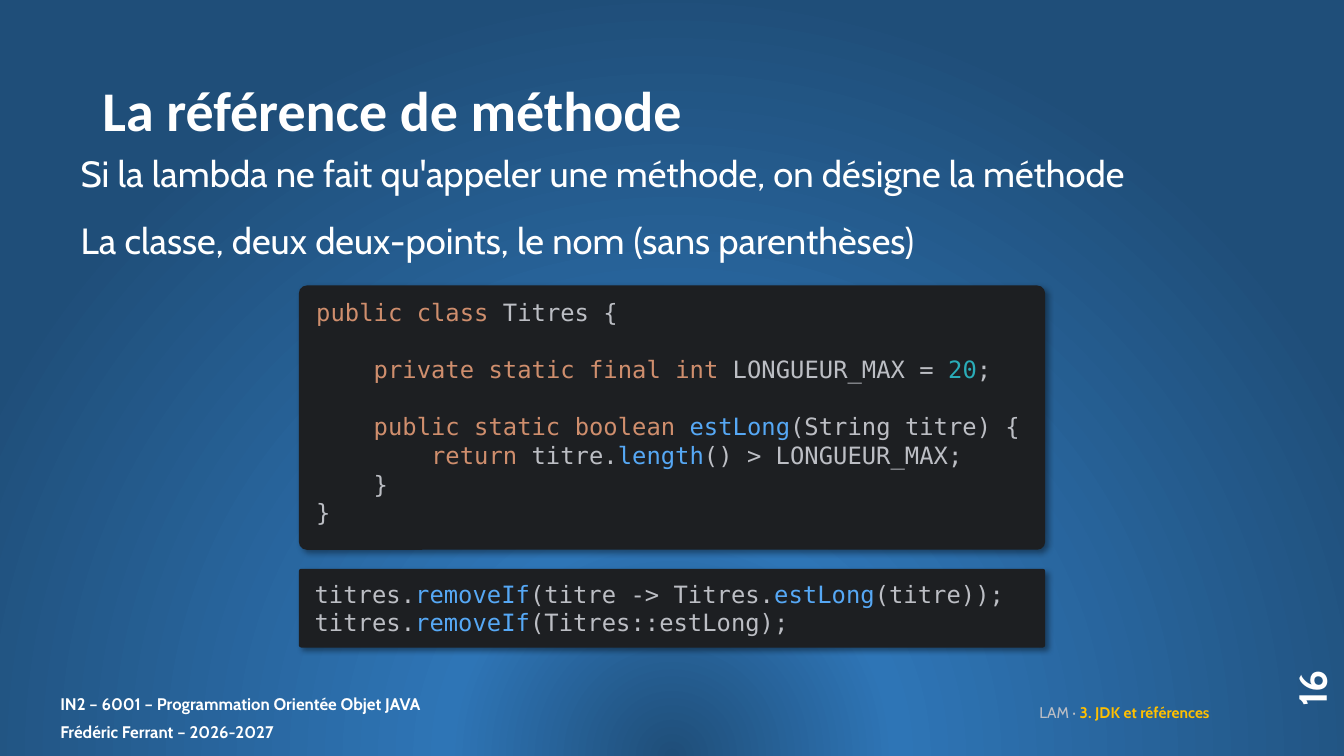
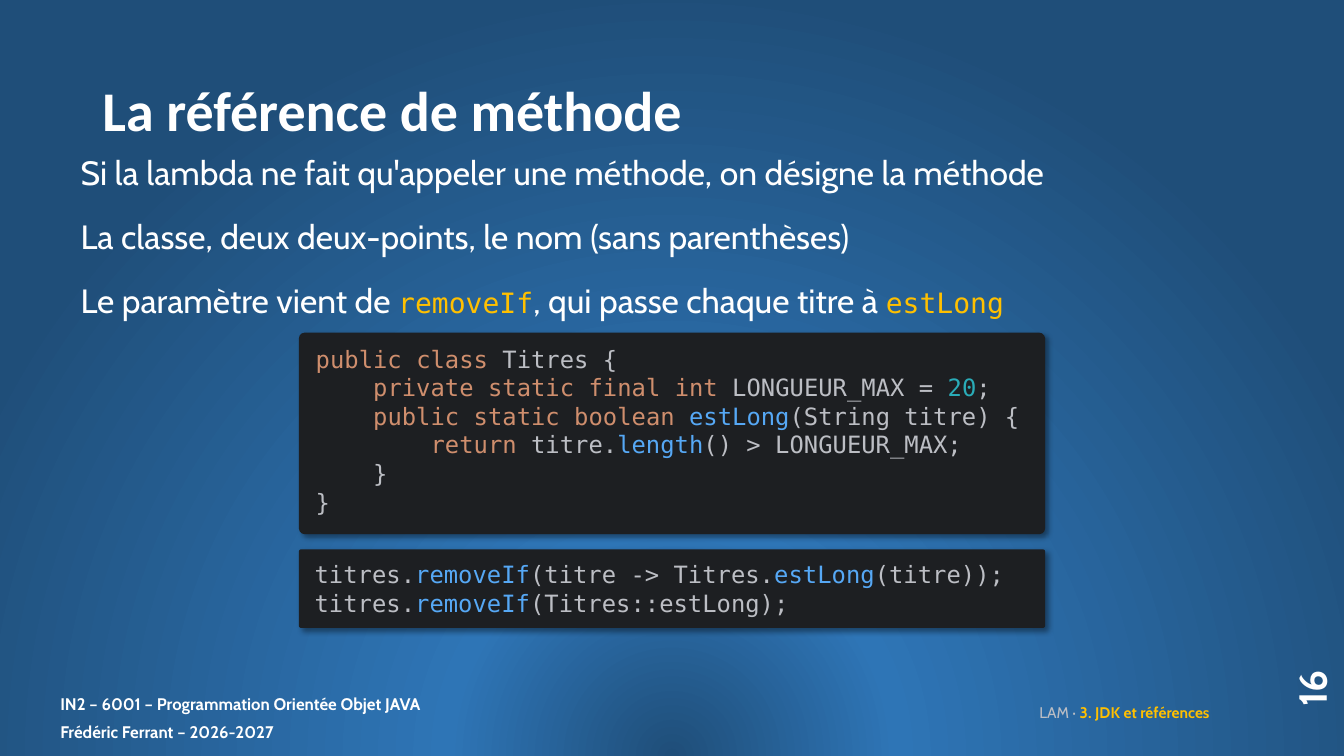
Before and after one commit to ferrantbe/ExercicesJavaClaude, a slide deck: slide 16 of _slides/remanies/13. LAM_slides.pptx. Drawn at 1344x756 pixels with LibreOffice and Linux fonts; fonts in the diff are those of the drawing. Boxes give left, top, right and bottom in pixels: in the first picture for what was removed or moved away, otherwise in the second. Text is boxed around its words. In the diff, an @@ line names an element or a change of style, - is before the commit and + after.

```diff
--- a/_slides/remanies/13. LAM_slides.pptx
+++ b/_slides/remanies/13. LAM_slides.pptx
@@ text at <box>81,159,1044,257</box>: size 26 to 24 pt in "Si la lambda ne fait qu'appeler une ...", "La classe, deux deux-points, le nom (sans ..." @@
@@ text at <box>81,287,1004,321</box>: paragraph added @@
+Le paramètre vient de removeIf, qui passe chaque titre à estLong
@@ rounded rectangle "public class Titres {": place and size @@
-rounded rectangle "public class Titres {" at <box>298,285,1045,549</box>
+rounded rectangle "public class Titres {" at <box>298,333,1045,534</box>
@@ rounded rectangle "titres.removeIf(titre -> Titres.estLong(titre));": place and size @@
-rounded rectangle "titres.removeIf(titre -> Titres.estLong(titre));" at <box>298,569,1045,647</box>
+rounded rectangle "titres.removeIf(titre -> Titres.estLong(titre));" at <box>298,549,1045,628</box>
```
Also in this commit, not shown: 3 other slides changed, 1 slide added, 2 other files.
